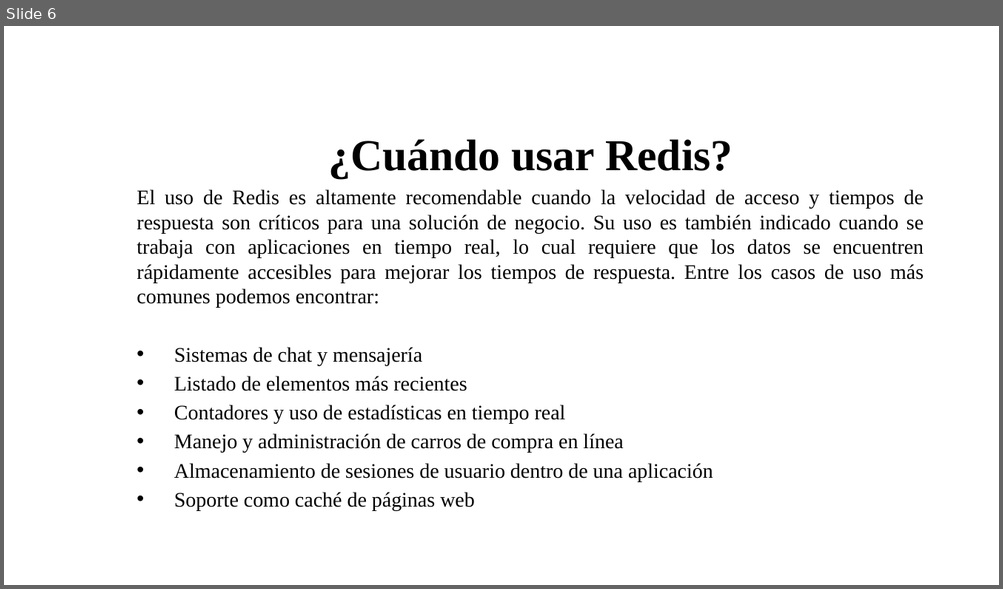
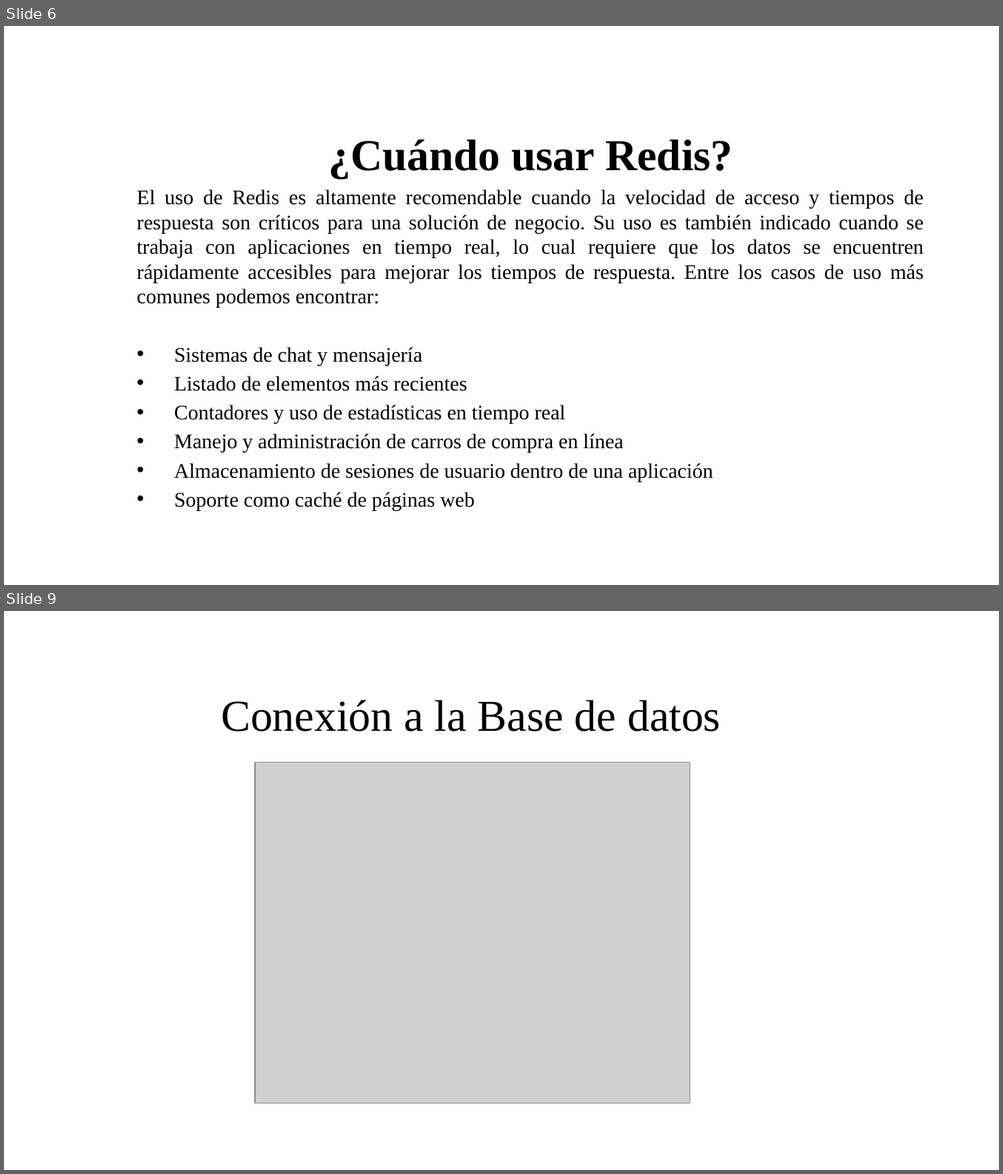
Before and after one commit to jnates/database_models, a slide deck: PresentaciónFinal.pptx. Shown one above the other, each under a label of ours: slide 6 before the commit, slides 6 and 9 after it; the slides between them are not shown. The pictures are 1003x589 and 1003x1174 pixels, drawn with LibreOffice and Linux fonts; fonts in the diff are those of the drawing; grey boxes stand for pictures; background and template pictures are left out. Boxes give left, top, right and bottom in pixels: in the first picture for what was removed or moved away, otherwise in the second. Text is boxed around its words. In the diff, an @@ line names an element or a change of style, - is before the commit and + after.

```diff
--- a/PresentaciónFinal.pptx
+++ b/PresentaciónFinal.pptx
@@ slide 9 added at [4,611,999,1170], background picture (left out) @@
@@ text added at [221,700,720,732], 32 pt, text #000000 @@
+Conexión a la Base de datos
@@ picture added at [255,762,689,1103] @@
```
Also in this commit, not shown: 2 other slides added, 1 slide removed.
